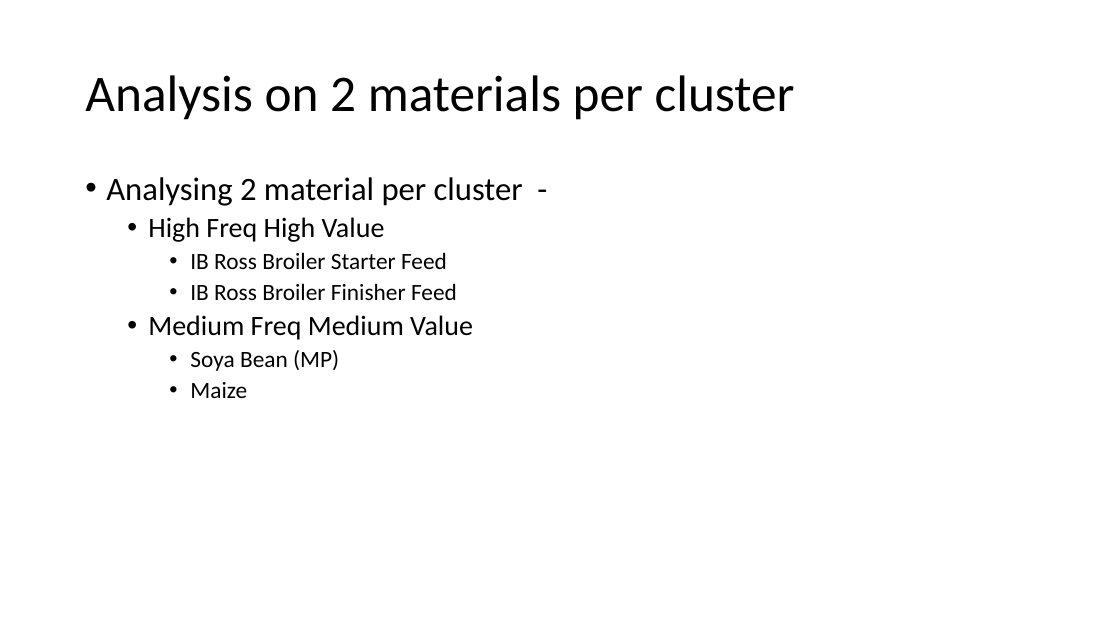
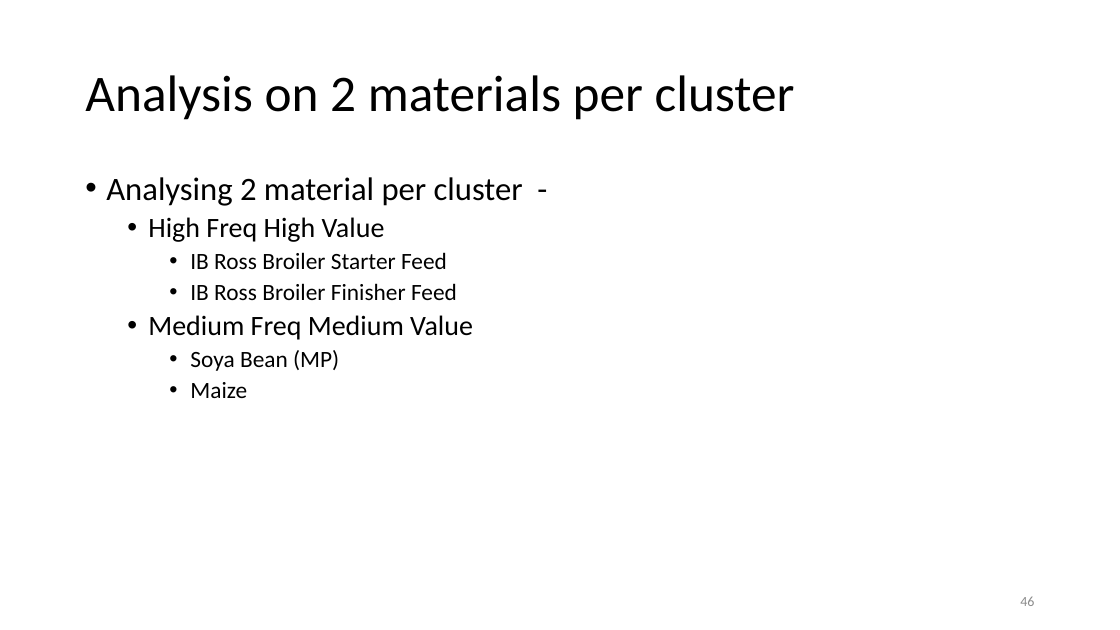
Before and after one commit to jaykumar0/capstone, a slide deck: slide 46 of SA_Report.pptx (slide 45 before the commit). Drawn at 1120x630 pixels with LibreOffice and Linux fonts; fonts in the diff are those of the drawing. Boxes give left, top, right and bottom in pixels: in the first picture for what was removed or moved away, otherwise in the second. Text is boxed around its words. In the diff, an @@ line names an element or a change of style, - is before the commit and + after.

```diff
--- a/SA_Report.pptx
+++ b/SA_Report.pptx
@@ page number added at (1020, 597, 1034, 606), 12 pt, text #8C8C8C @@
+46
```
Also in this commit, not shown: 62 other slides changed, 1 slide added.
